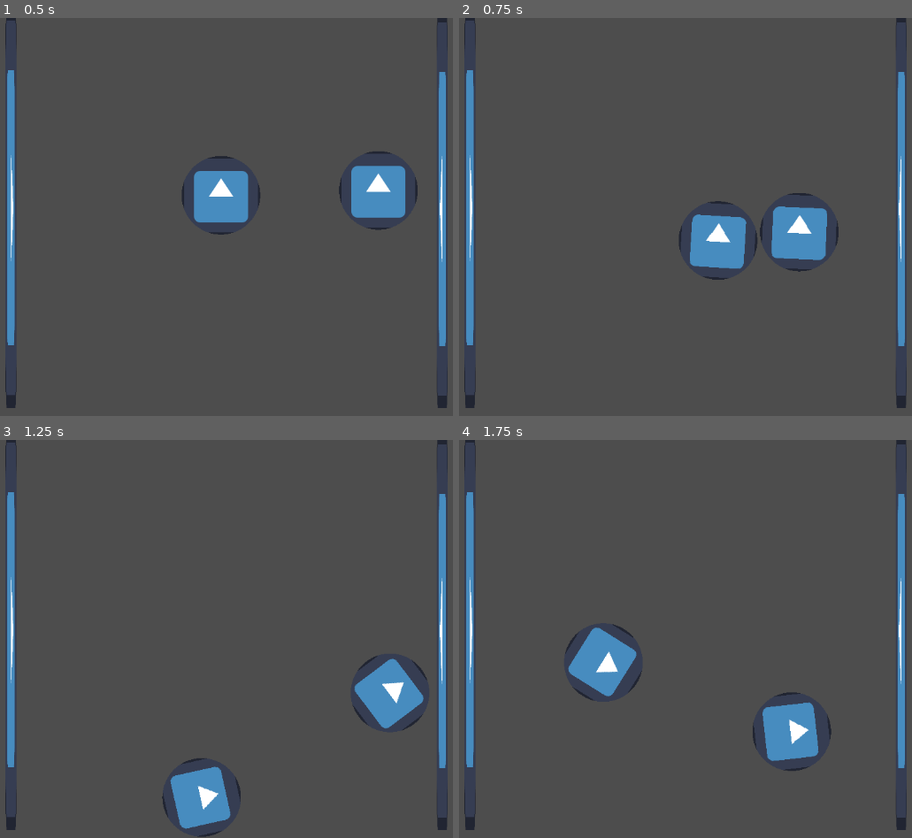
Above: before the commit, frames 1-4 (two rows, left to right).
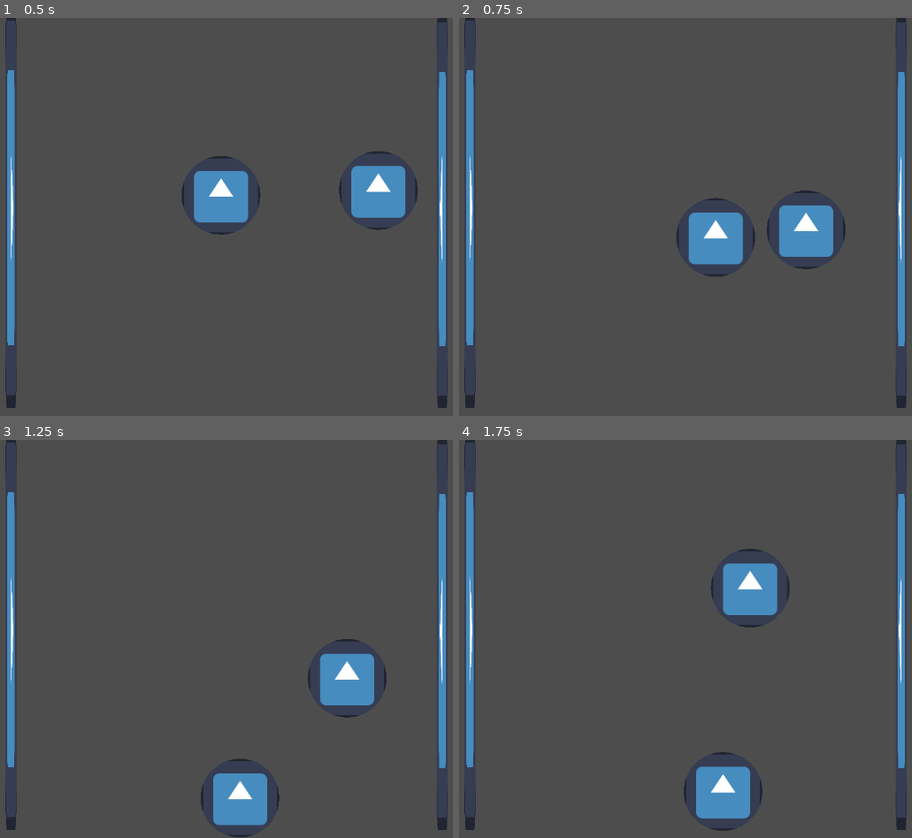
Above: after the commit, the same moments.

Repository: linkman8912/roguelite
Game: Godot game, scene res://scene/mainphysics.tscn
Two runs of this game, one before a commit and one after it. Both use one fixed random seed, a clock stepped at 60 frames per second and the inputs below. This scene is started directly instead of the project's main scene. The engine's default icon, where the game draws it, is replaced by a stand-in: a white triangle on a blue panel in a dark square.
Inputs:
- Up to frame 1 (0.5 s): no input
- Up to frame 2 (0.75 s): hold Right (ui_right) from 0.53 s (still down)
- Up to frame 3 (1.25 s): keep holding Right (ui_right)
- Up to frame 4 (1.75 s): release Right (ui_right) at 1.28 s; hold Down (ui_down) from 1.28 s (still down)

Frame 1 is identical in both runs. In frame 2, 1.5% of the frame differs, in the area x 48-86%, y 43-66%; in frame 3, 5.4%; in frame 4, 6.7%, in the area x 23-83%, y 27-99%.

Commit message:
complete mainphysics

Diff:
--- a/scene/characterphysics.tscn
+++ b/scene/characterphysics.tscn
@@ -1,8 +1,9 @@
-[gd_scene load_steps=7 format=3 uid="uid://cpkyotv88r54e"]
+[gd_scene load_steps=8 format=3 uid="uid://cpkyotv88r54e"]
 
-[ext_resource type="PhysicsMaterial" path="res://bounce.tres" id="1_p8w88"]
+[ext_resource type="PhysicsMaterial" uid="uid://p5garr5kkysn" path="res://bounce.tres" id="1_p8w88"]
+[ext_resource type="Script" uid="uid://c6aq1rfgboam3" path="res://script/characterphysics.gd" id="2_fnv2w"]
 [ext_resource type="Script" uid="uid://r37s6i7psgc6" path="res://script/physics.gd" id="3_gbf5f"]
-[ext_resource type="Shader" path="res://godotman.gdshader" id="3_kdycu"]
+[ext_resource type="Shader" uid="uid://kkjf1i0mmbbp" path="res://godotman.gdshader" id="3_kdycu"]
 [ext_resource type="Texture2D" uid="uid://ddxmxgyyfy8mn" path="res://icon.svg" id="4_p3gv0"]
 
 [sub_resource type="ShaderMaterial" id="ShaderMaterial_wfnr8"]
@@ -13,6 +14,10 @@
 
 [node name="CharacterPhysics" type="RigidBody2D"]
 physics_material_override = ExtResource("1_p8w88")
+lock_rotation = true
+linear_damp_mode = 1
+angular_damp_mode = 1
+script = ExtResource("2_fnv2w")
 
 [node name="Sprite2D" type="Sprite2D" parent="."]
 material = SubResource("ShaderMaterial_wfnr8")
--- a/scene/enemyphysics.tscn
+++ b/scene/enemyphysics.tscn
@@ -14,6 +14,9 @@
 [node name="EnemyPhysics" type="RigidBody2D"]
 physics_material_override = ExtResource("1_cy7ge")
 gravity_scale = 0.0
+lock_rotation = true
+linear_damp_mode = 1
+angular_damp_mode = 1
 
 [node name="Sprite2D" type="Sprite2D" parent="."]
 material = SubResource("ShaderMaterial_jrft1")
--- a/scene/mainphysics.tscn
+++ b/scene/mainphysics.tscn
@@ -1,8 +1,8 @@
 [gd_scene load_steps=5 format=3 uid="uid://da6prqrpqn1w3"]
 
-[ext_resource type="PackedScene" uid="uid://cfqfocnys4r54" path="res://floor.tscn" id="1_deq7d"]
-[ext_resource type="PackedScene" uid="uid://i5bdfrtqj1jw" path="res://enemyphysics.tscn" id="2_deq7d"]
-[ext_resource type="PackedScene" uid="uid://cpkyotv88r54e" path="res://characterphysics.tscn" id="3_jco2w"]
+[ext_resource type="PackedScene" uid="uid://cfqfocnys4r54" path="res://scene/floor.tscn" id="1_deq7d"]
+[ext_resource type="PackedScene" uid="uid://i5bdfrtqj1jw" path="res://scene/enemyphysics.tscn" id="2_deq7d"]
+[ext_resource type="PackedScene" uid="uid://cpkyotv88r54e" path="res://scene/characterphysics.tscn" id="3_jco2w"]
 
 [sub_resource type="PhysicsMaterial" id="PhysicsMaterial_deq7d"]
 bounce = 1.0
--- /dev/null
+++ b/script/characterphysics.gd
@@ -0,0 +1,24 @@
+extends RigidBody2D
+
+const maxDegreesPerSecond = 90
+
+func _ready():
+	pass
+
+func _physics_process(delta: float) -> void:
+
+	var maxRadians = deg_to_rad(maxDegreesPerSecond * delta)
+	var directionx = 0
+	var directiony = 0
+	directionx = Input.get_axis("ui_left", "ui_right")
+	directiony = Input.get_axis("ui_down", "ui_up")
+	if !(directionx == 0 && directiony == 0):
+		var direction = Vector2(directionx, -directiony)
+		#var anglediff = wrapf(velocity.angle() - direction.angle(), -PI, PI)
+		var anglediff = wrapf(direction.angle() - linear_velocity.angle(), -PI, PI)
+		var anglechange = clamp(anglediff, -maxRadians, maxRadians)
+		linear_velocity = linear_velocity.rotated(anglechange)
+		#print(rad_to_deg(anglediff))
+	#print(velocity.length())
+		#print(direction.normalized().angle() - velocity.normalized().angle())
+		#velocity.x += direction * SPEED * 0.05 * delta
--- a/script/physics.gd
+++ b/script/physics.gd
@@ -7,9 +7,11 @@
 func _ready():
 	if rigidBody:
 		rigidBody.gravity_scale = 0
-		rigidBody.linear_damp = -0.1
+		rigidBody.linear_damp = -0.0
 		rigidBody.angular_damp = 0
 		rigidBody.apply_impulse(Vector2(200, 200).normalized() * speed)
+		rigidBody.linear_damp_mode = RigidBody2D.DAMP_MODE_REPLACE
+		rigidBody.angular_damp_mode = RigidBody2D.DAMP_MODE_REPLACE
 
 		#rigidBody.velocity = Vector2(-200,-200).normalized() * speed
 		#rigidBody.apply_impulse(Vector2(200, 200).normalized() * speed)
@@ -20,8 +22,8 @@
 		if collision_info && collision_info.get_collider().is_class("StaticBody2D"):
 			#rigidBody.move_and_collide(rigidBody.linear_velocity*delta)
 			rigidBody.linear_velocity = rigidBody.linear_velocity.bounce(collision_info.get_normal())
-			print(collision_info.get_collider())
-			print(collision_info.get_collider().is_class("StaticBody2D"))
+			#print(collision_info.get_collider())
+			#(collision_info.get_collider().is_class("StaticBody2D"))
 		#else:
 		#	rigidBody.move_and_collide(-rigidBody.linear_velocity*delta)
 
@@ -35,6 +37,7 @@
 			#characterBody.velocity.x = move_toward(characterBody.velocity.x, speed * 2, slow)
 		#if characterBody.velocity.x < speed * -1:
 			#characterBody.velocity.x = move_toward(characterBody.velocity.x, speed * -2, slow)
+		print(rigidBody.linear_velocity.length())
 func _bounce(body: Node2D) -> void:
 	if body:
 		pass
Not shown: 1 places in scene/enemyphysics.tscn that only renumber resources
Not shown, added: script/characterphysics.gd.uid
